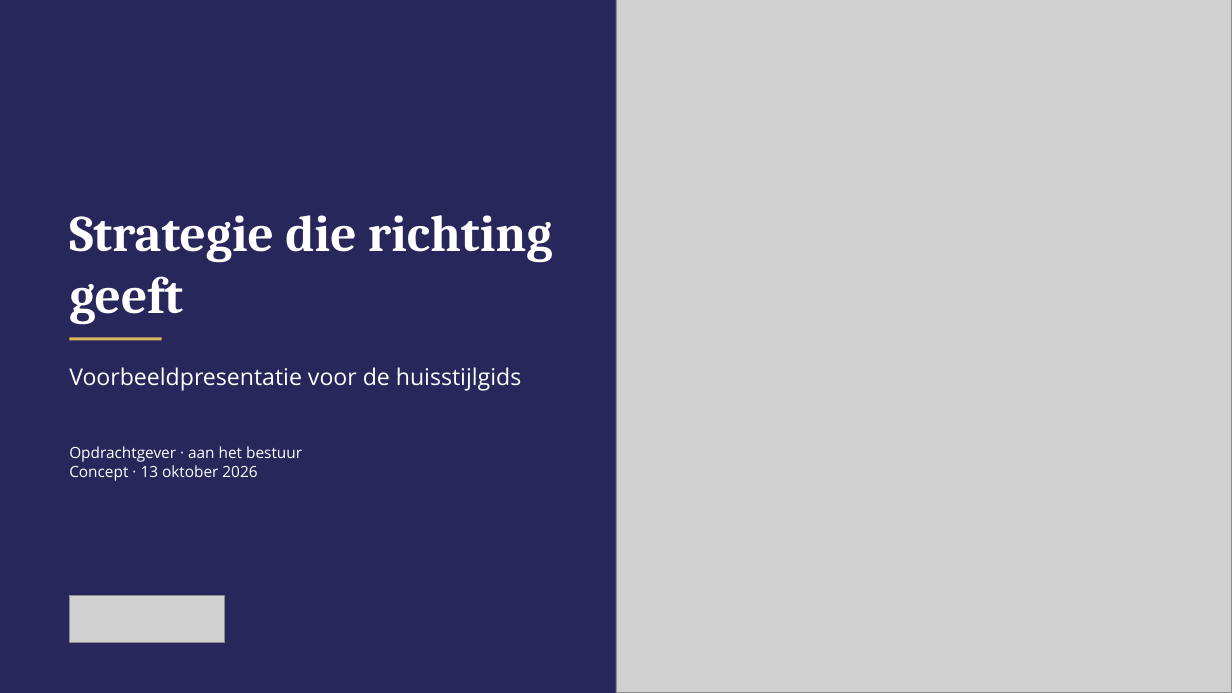
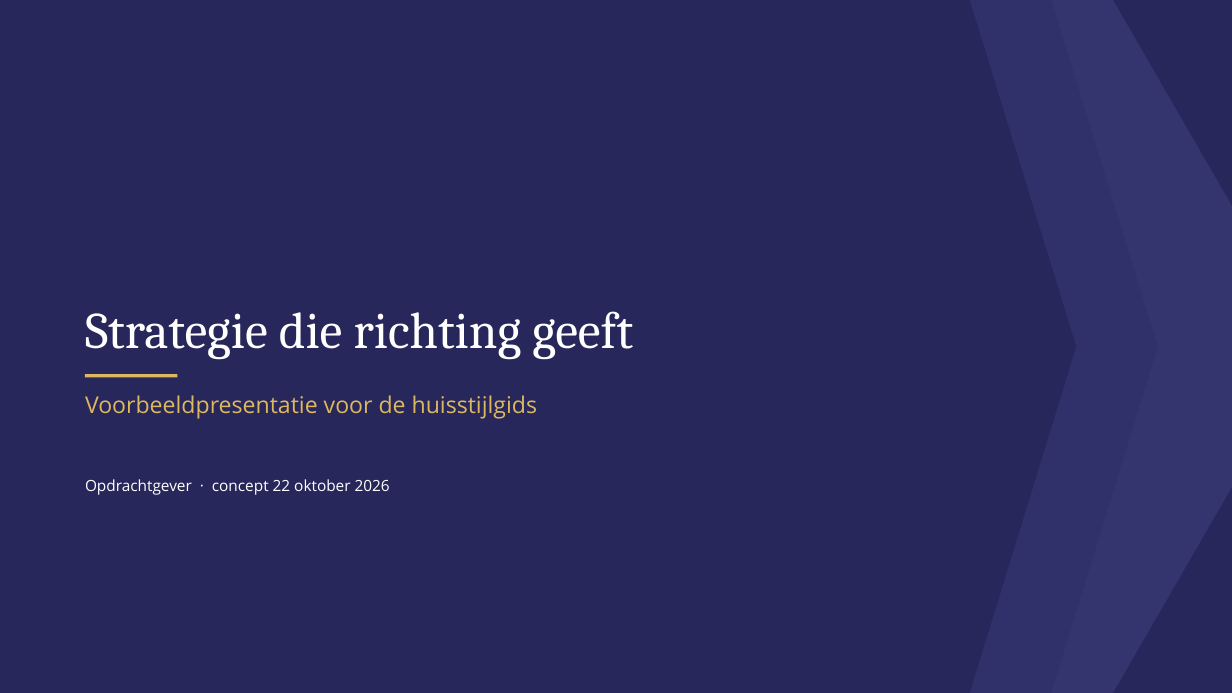
Before and after one commit to dbfbeeldbank/dbf, a slide deck: slide 1 of DBF_voorbeeldpresentatie.pptx. Drawn at 1232x693 pixels with LibreOffice and Linux fonts; fonts in the diff are those of the drawing; grey boxes stand for pictures; background and template pictures are left out. Boxes give left, top, right and bottom in pixels: in the first picture for what was removed or moved away, otherwise in the second. Text is boxed around its words. In the diff, an @@ line names an element or a change of style, - is before the commit and + after.

```diff
--- a/DBF_voorbeeldpresentatie.pptx
+++ b/DBF_voorbeeldpresentatie.pptx
@@ background #FFFFFF to #27275B @@
@@ rectangle removed at box(0, 0, 616, 693) @@
@@ picture removed at box(616, 0, 1232, 693) @@
@@ freeform shape added at box(899, 0, 1232, 693), fill #30306A @@
@@ freeform shape added at box(1028, 0, 1232, 693), fill #34346F @@
@@ title "Strategie die richting geeft": place and size @@
-title "Strategie die richting geeft" at box(69, 215, 553, 324)
+title "Strategie die richting geeft" at box(85, 311, 633, 360)
@@ title "Strategie die richting geeft" at box(85, 311, 633, 360): bold off; line spacing 1 to 0.95 @@
@@ rectangle removed at box(69, 337, 162, 341) @@
@@ rectangle added at box(85, 374, 177, 378), fill #DDB85E @@
@@ subtitle "Voorbeeldpresentatie voor de huisstijlgids": place and size @@
-subtitle "Voorbeeldpresentatie voor de huisstijlgids" at box(69, 367, 521, 391)
+subtitle "Voorbeeldpresentatie voor de huisstijlgids" at box(85, 395, 537, 418)
@@ subtitle "Voorbeeldpresentatie voor de huisstijlgids" at box(85, 395, 537, 418): text colour #FFFFFF to #DDB85E; more space between paragraphs; vertical alignment middle to top @@
@@ text removed at box(69, 446, 302, 481) @@
-Opdrachtgever · aan het bestuur
-Concept · 13 oktober 2026
@@ text added at box(85, 479, 390, 495), 12 pt, text #FFFFFF @@
+Opdrachtgever · concept 22 oktober 2026
@@ picture removed at box(69, 596, 225, 642) @@
```
Also in this commit, not shown: 1 other slide changed, 2 slides added, 2 slides removed, 3 other files.
